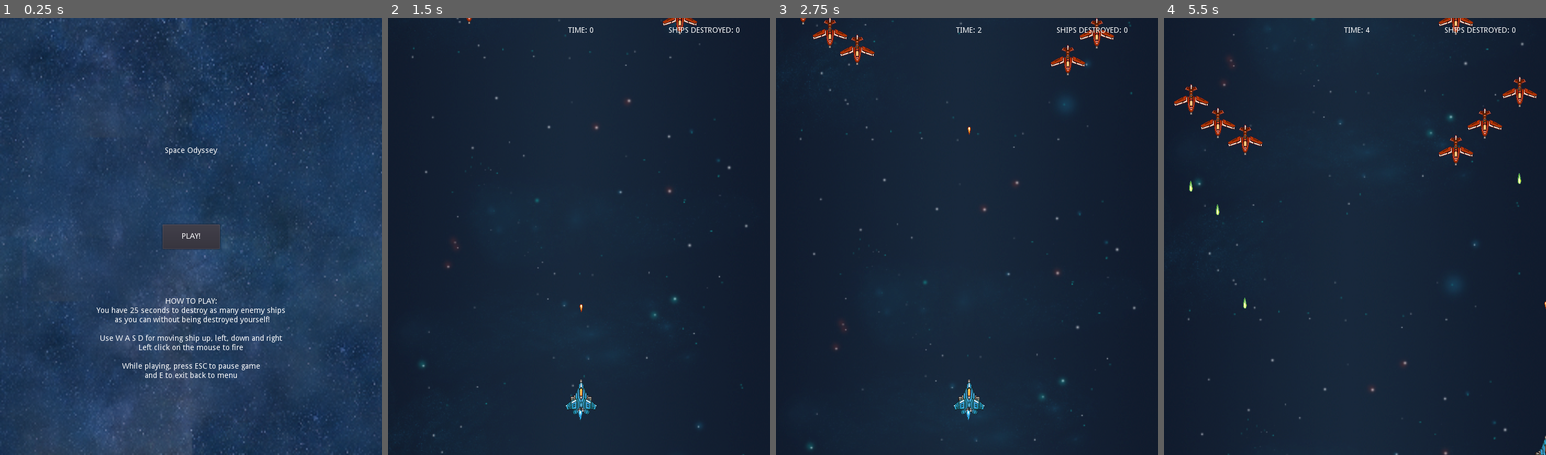
Above: before the commit, frames 1-4 (left to right).
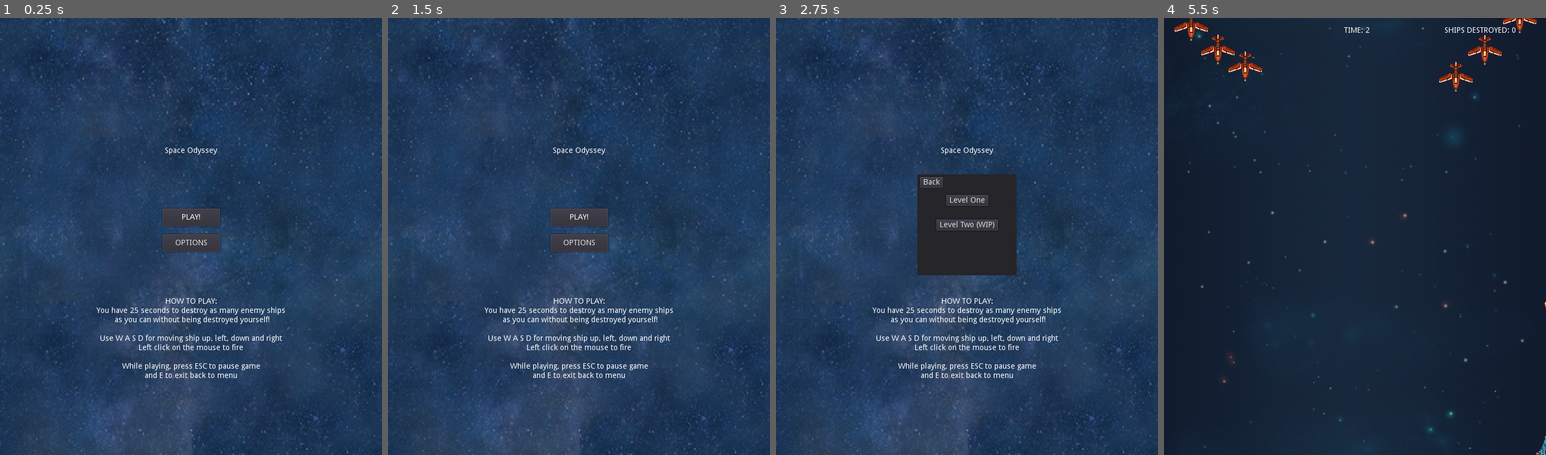
Above: after the commit, the same moments.

Repository: jdibble21/FP-Space-Odyssey
Game: Godot game, scene res://src/Menu.tscn
Two runs of this game, one before a commit and one after it. Both use one fixed random seed, a clock stepped at 60 frames per second and the inputs below.
Inputs (mouse positions are in pixels of both pictures, inside the frame that each line leads up to):
- Up to frame 1 (0.25 s): no input
- Up to frame 2 (1.5 s): click (579, 240) at 0.5 s, where only the run after the commit has a clickable "OPTIONS"; click (494, 149) at 1.25 s, where only the run after the commit has a clickable "Back"
- Up to frame 3 (2.75 s): click (967, 219) at 2 s, where only the run after the commit has a clickable "PLAY!"
- Up to frame 4 (5.5 s): click (1355, 201) at 2.75 s, where only the run after the commit has a clickable "Level One"; move the mouse to (1439, 214) at 3.52 s; hold D (move_right) 3.53-4.28 s; click (1439, 214) at 3.6 s; move the mouse to (1278, 258) at 4.27 s; hold S (move_down) 4.28-5.03 s; click (1278, 258) at 4.35 s; move the mouse to (1393, 140) at 5.02 s; hold D (move_right) from 5.03 s (still down); click (1393, 140) at 5.1 s

The runs differ from the first frame. In frame 1, 1.0% of the frame differs, in the area x 42-58%, y 43-54%; in frame 2, 94%, in the area x 0-100%, y 0-100%; in frame 3, 88%; in frame 4, 3.3%.

Commit message:
Create options panel

Diff:
--- a/project/src/Menu.gd
+++ b/project/src/Menu.gd
@@ -4,23 +4,41 @@
 
 const SPEED := 200
 
-onready var _gameplay_scene = load("res://src/LevelOne/LevelOne.tscn")
+onready var _level_one_scene = load("res://src/LevelOne/LevelOne.tscn")
 
 func _ready():
 	$MenuMusic.play()
 	$BossShip/Exhaust1.play("active")
 	$BossShip/Exhaust2.play("active")
+	$LevelSelectPanel.hide()
+	$OptionsPanel.hide()
 
 
 func _on_PlayButton_pressed():
-	queue_free()
-	get_tree().get_root().add_child(_gameplay_scene.instance())
+	$LevelSelectPanel.show()
 
 
 func _on_SpriteFlyByTimer_timeout():
-
 	$AnimationPlayer.play("flyby")
-	yield(get_node("AnimationPlayer"), "animation_finished")
-	$AnimationPlayer.play("boss_ship")
+	#yield(get_node("AnimationPlayer"), "animation_finished")
+	#$AnimationPlayer.play("boss_ship")
 	yield(get_node("AnimationPlayer"),"animation_finished")
 	pass
+
+
+
+func _on_LevelOneButton_pressed():
+	queue_free()
+	get_tree().get_root().add_child(_level_one_scene.instance())
+
+
+func _on_PlayBackButton_pressed():
+	$LevelSelectPanel.hide()
+
+
+func _on_OptionsButton_pressed():
+	$OptionsPanel.show()
+
+
+func _on_OptionsBackButton_pressed():
+	$OptionsPanel.hide()
--- a/project/src/Menu.tscn
+++ b/project/src/Menu.tscn
@@ -107,14 +107,28 @@
 anchor_top = 0.5
 anchor_right = 0.5
 anchor_bottom = 0.5
-margin_left = -52.5
-margin_top = -22.5
-margin_right = 52.5
-margin_bottom = 22.5
+margin_left = -52.0
+margin_top = -51.0
+margin_right = 53.0
+margin_bottom = -19.0
 custom_colors/font_color_disabled = Color( 0.658824, 0.00784314, 0.00784314, 1 )
 custom_colors/font_color = Color( 1, 1, 1, 1 )
 custom_colors/font_color_pressed = Color( 1, 0, 0, 1 )
 text = "PLAY!"
+__meta__ = {
+"_edit_use_anchors_": false
+}
+
+[node name="OptionsButton" type="Button" parent="."]
+anchor_left = 0.5
+anchor_top = 0.5
+anchor_right = 0.5
+anchor_bottom = 0.5
+margin_left = -52.0
+margin_top = -4.5
+margin_right = 53.0
+margin_bottom = 27.5
+text = "OPTIONS"
 __meta__ = {
 "_edit_use_anchors_": false
 }
@@ -192,6 +206,161 @@
 [node name="BossShipTimer" type="Timer" parent="."]
 wait_time = 10.0
 autostart = true
+
+[node name="LevelSelectPanel" type="Panel" parent="."]
+anchor_left = 0.5
+anchor_top = 0.5
+anchor_right = 0.5
+anchor_bottom = 0.5
+margin_left = -91.0
+margin_top = -114.0
+margin_right = 91.0
+margin_bottom = 71.0
+__meta__ = {
+"_edit_use_anchors_": false
+}
+
+[node name="LevelOneButton" type="Button" parent="LevelSelectPanel"]
+anchor_left = 0.5
+anchor_right = 0.5
+margin_left = -38.5
+margin_top = 38.0
+margin_right = 38.5
+margin_bottom = 58.0
+text = "Level One"
+__meta__ = {
+"_edit_use_anchors_": false
+}
+
+[node name="LevelTwoButton" type="Button" parent="LevelSelectPanel"]
+anchor_left = 0.5
+anchor_top = 0.5
+anchor_right = 0.5
+anchor_bottom = 0.5
+margin_left = -56.5
+margin_top = -10.0
+margin_right = 56.5
+margin_bottom = 10.0
+text = "Level Two (WIP)"
+__meta__ = {
+"_edit_use_anchors_": false
+}
+
+[node name="PlayBackButton" type="Button" parent="LevelSelectPanel"]
+margin_left = 5.0
+margin_top = 5.0
+margin_right = 47.0
+margin_bottom = 25.0
+text = "Back"
+__meta__ = {
+"_edit_use_anchors_": false
+}
+
+[node name="OptionsPanel" type="Panel" parent="."]
+anchor_left = 0.5
+anchor_top = 0.5
+anchor_right = 0.5
+anchor_bottom = 0.5
+margin_left = -181.5
+margin_top = -174.5
+margin_right = 181.5
+margin_bottom = 106.5
+__meta__ = {
+"_edit_use_anchors_": false
+}
+
+[node name="MuteMusicLabel" type="Label" parent="OptionsPanel"]
+margin_left = 211.0
+margin_top = 39.7247
+margin_right = 286.0
+margin_bottom = 55.7247
+text = "Mute Music"
+__meta__ = {
+"_edit_use_anchors_": false
+}
+
+[node name="OptionsBackButton" type="Button" parent="OptionsPanel"]
+margin_left = 5.0
+margin_top = 5.0
+margin_right = 47.0
+margin_bottom = 25.0
+text = "Back"
+__meta__ = {
+"_edit_use_anchors_": false
+}
+
+[node name="TitleLabel" type="Label" parent="OptionsPanel"]
+anchor_left = 0.5
+anchor_right = 0.5
+margin_left = -29.5
+margin_top = 4.0
+margin_right = 29.5
+margin_bottom = 18.0
+text = "OPTIONS"
+__meta__ = {
+"_edit_use_anchors_": false
+}
+
+[node name="MusicVolumeSlider" type="VSlider" parent="OptionsPanel"]
+margin_left = 38.0
+margin_top = 35.0
+margin_right = 54.0
+margin_bottom = 180.0
+__meta__ = {
+"_edit_use_anchors_": false
+}
+
+[node name="VSlider" type="VSlider" parent="OptionsPanel"]
+margin_left = 115.502
+margin_top = 35.0
+margin_right = 131.502
+margin_bottom = 180.0
+__meta__ = {
+"_edit_use_anchors_": false
+}
+
+[node name="MusicVolumeLabel" type="Label" parent="OptionsPanel"]
+margin_top = 192.869
+margin_right = 91.0
+margin_bottom = 206.869
+text = "Music
+Volume"
+align = 1
+
+[node name="SFXVolumeLabel" type="Label" parent="OptionsPanel"]
+margin_left = 57.0
+margin_top = 192.869
+margin_right = 195.0
+margin_bottom = 240.869
+text = "Sound Effects
+Volume
+"
+align = 1
+
+[node name="MusicMuteCheck" type="CheckBox" parent="OptionsPanel"]
+margin_left = 182.158
+margin_top = 35.0
+margin_right = 206.158
+margin_bottom = 59.0
+__meta__ = {
+"_edit_use_anchors_": false
+}
+
+[node name="SFXMuteCheck" type="CheckBox" parent="OptionsPanel"]
+margin_left = 182.158
+margin_top = 85.5
+margin_right = 206.158
+margin_bottom = 109.5
+
+[node name="MuteSFXLabel" type="Label" parent="OptionsPanel"]
+margin_left = 211.0
+margin_top = 92.2695
+margin_right = 333.0
+margin_bottom = 106.269
+text = "Mute Sound Effects"
 [connection signal="pressed" from="PlayButton" to="." method="_on_PlayButton_pressed"]
+[connection signal="pressed" from="OptionsButton" to="." method="_on_OptionsButton_pressed"]
 [connection signal="timeout" from="ThreeShipTimer" to="." method="_on_SpriteFlyByTimer_timeout"]
-[connection signal="timeout" from="BossShipTimer" to="." method="_on_BossShipTimer_timeout"]
+[connection signal="pressed" from="LevelSelectPanel/LevelOneButton" to="." method="_on_LevelOneButton_pressed"]
+[connection signal="pressed" from="LevelSelectPanel/PlayBackButton" to="." method="_on_PlayBackButton_pressed"]
+[connection signal="pressed" from="OptionsPanel/OptionsBackButton" to="." method="_on_OptionsBackButton_pressed"]
